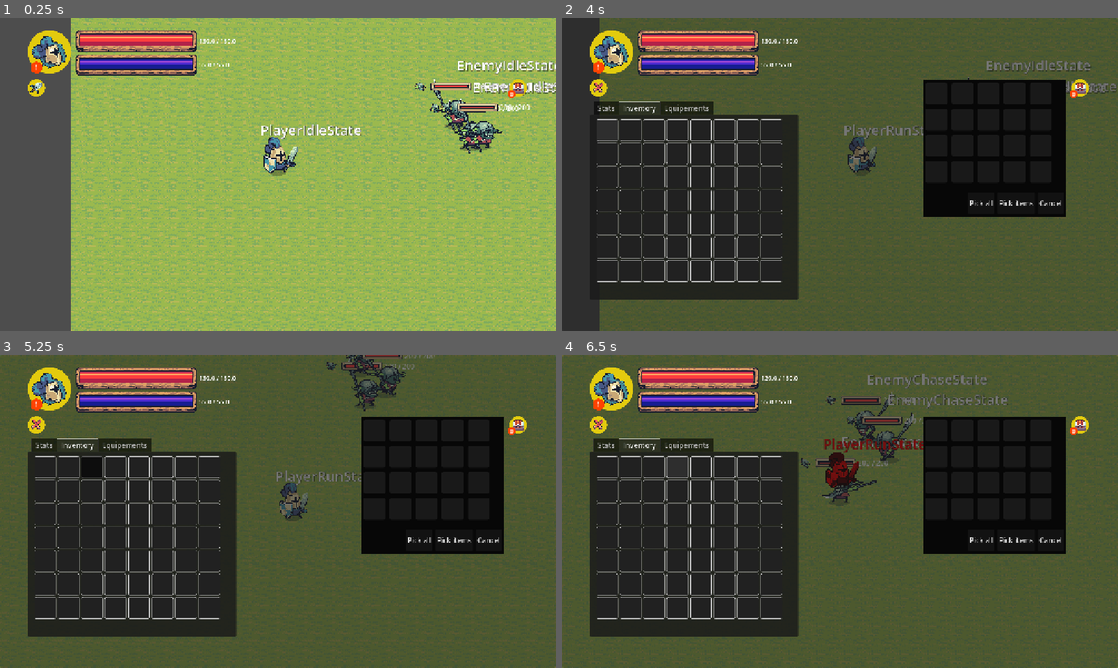
Above: before the commit, frames 1-4 (two rows, left to right).
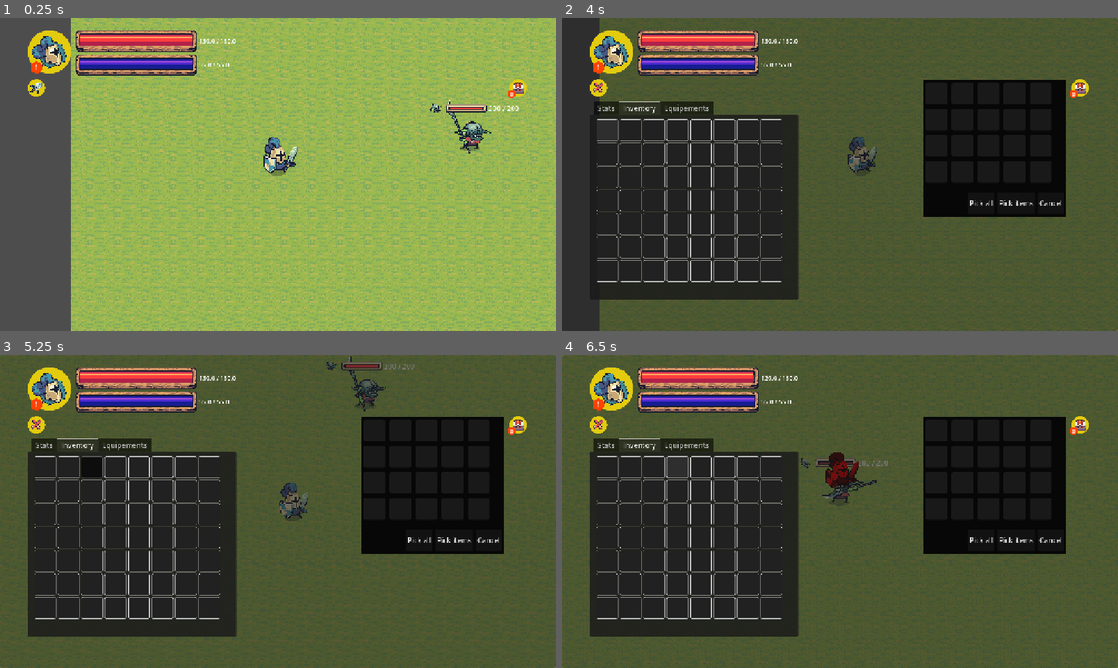
Above: after the commit, the same moments.

Repository: nidal1/rpg
Game: Godot game, scene res://scenes/world/world.tscn
The game is run twice, just before and just after one commit, with the same random seed, the same clock (stepped at 60 frames per second) and the same inputs.
Inputs (mouse positions are in pixels of both pictures, inside the frame that each line leads up to):
- Up to frame 1 (0.25 s): no input
- Up to frame 2 (4 s): click (600, 86) at 0.5 s; click (606, 130) at 1.27 s; click (1079, 86) at 2 s; click (934, 93) at 2.77 s; tap Enter at 3.5 s; move the mouse to (606, 130) at 3.52 s; hold D (move_right) from 3.53 s (still down); click (606, 130) at 3.67 s
- Up to frame 3 (5.25 s): move the mouse to (66, 467) at 4.27 s; release D (move_right) at 4.28 s; hold S (move_down) 4.28-5.03 s; click (66, 467) at 4.42 s; move the mouse to (94, 467) at 5.02 s; hold D (move_right) from 5.03 s (still down); click (94, 467) at 5.17 s
- Up to frame 4 (6.5 s): move the mouse to (678, 467) at 5.77 s; release D (move_right) at 5.78 s; hold W (move_up) from 5.78 s (still down); click (678, 467) at 5.92 s

The runs differ from the first frame. In frame 1, 2.1% of the frame differs, in the area x 47-100%, y 13-43%; in frame 2, 0.6%; in frame 3, 0.7%; in frame 4, 1.8%.

Commit message:
on equip equipement add and remove bonus state with gems

Diff:
--- a/resources/classes/character_classes.gd
+++ b/resources/classes/character_classes.gd
@@ -10,10 +10,10 @@
 @export var base_stats: CharacterStats
 
 func set_class_stats(stats: CharacterStats) -> void:
-	base_stats = stats.duplicate(true)
+	base_stats = stats
 
 func get_class_stats() -> CharacterStats:
-	return base_stats.duplicate(true)
+	return base_stats
 
 func get_class_stats_instance() -> CharacterStats:
-	return base_stats.get_instance().duplicate(true)
+	return base_stats.get_instance()
--- a/resources/items/equipable.gd
+++ b/resources/items/equipable.gd
@@ -38,12 +38,73 @@
 func get_stat_bonus() -> Dictionary:
 	return stat_bonus
 
-func get_assigned_stats_bonus():
-	if not stat_bonus:
-		return null
+
+func get_effective_stats_breakdown() -> Dictionary:
 	# return only the positive stats
+	var gem_bonus = get_gems_stats_bonus()
 	var bonus = {}
 	for sb in stat_bonus:
 		if stat_bonus[sb] > 0:
-			bonus[sb] = stat_bonus[sb]
+			bonus[sb] = {"base": stat_bonus[sb], "gem": 0}
+			if gem_bonus.has(sb):
+				bonus[sb]["gem"] = gem_bonus[sb]
+	for g in gem_bonus:
+		if not bonus.has(g):
+			bonus[g] = {"base": 0, "gem": gem_bonus[g]}
 	return bonus
+
+func get_gems_stats_bonus():
+	var _bonus = {}
+	if gems.size():
+		for gem in gems:
+			match gem.gem_type:
+				Gem.GemType.RUBY:
+					_bonus["DEX"] = gem.get_dex_bonus()
+				Gem.GemType.SAPPHIRE:
+					_bonus["STR"] = gem.get_str_bonus()
+				Gem.GemType.EMERALD:
+					_bonus["LUC"] = gem.get_luc_bonus()
+				Gem.GemType.TOPAZ:
+					_bonus["INT"] = gem.get_int_bonus()
+				Gem.GemType.AMETHYST:
+					_bonus["WIS"] = gem.get_wis_bonus()
+				Gem.GemType.DIAMOND:
+					_bonus["REC"] = gem.get_rec_bonus()
+	return _bonus
+
+func get_stats_bonus_value(stat: String) -> int:
+	return stat_bonus[stat]
+
+func add_gems_bonus():
+	if gems.size():
+		for gem in gems:
+			match gem.gem_type:
+				Gem.GemType.RUBY:
+					stat_bonus["DEX"] += gem.get_dex_bonus()
+				Gem.GemType.SAPPHIRE:
+					stat_bonus["STR"] += gem.get_str_bonus()
+				Gem.GemType.EMERALD:
+					stat_bonus["LUC"] += gem.get_luc_bonus()
+				Gem.GemType.TOPAZ:
+					stat_bonus["INT"] += gem.get_int_bonus()
+				Gem.GemType.AMETHYST:
+					stat_bonus["WIS"] += gem.get_wis_bonus()
+				Gem.GemType.DIAMOND:
+					stat_bonus["REC"] += gem.get_rec_bonus()
+
+func remove_gems_bonus():
+	if gems.size():
+		for gem in gems:
+			match gem.gem_type:
+				Gem.GemType.RUBY:
+					stat_bonus["DEX"] -= gem.get_dex_bonus()
+				Gem.GemType.SAPPHIRE:
+					stat_bonus["STR"] -= gem.get_str_bonus()
+				Gem.GemType.EMERALD:
+					stat_bonus["LUC"] -= gem.get_luc_bonus()
+				Gem.GemType.TOPAZ:
+					stat_bonus["INT"] -= gem.get_int_bonus()
+				Gem.GemType.AMETHYST:
+					stat_bonus["WIS"] -= gem.get_wis_bonus()
+				Gem.GemType.DIAMOND:
+					stat_bonus["REC"] -= gem.get_rec_bonus()
--- a/resources/items/gem.gd
+++ b/resources/items/gem.gd
@@ -7,36 +7,39 @@
 @export var gem_level: int = 1 # 1-3
 
 # bonuses per level [lv1, lv2, lv3]
-@export var atk_bonus: Array[float] = []
-@export var def_bonus: Array[float] = []
-@export var hp_bonus: Array[float] = []
-@export var mp_bonus: Array[float] = []
-@export var crit_bonus: Array[float] = []
+@export var DEX: Array[float] = []
+@export var STR: Array[float] = []
+@export var LUC: Array[float] = []
+@export var INT: Array[float] = []
+@export var WIS: Array[float] = []
+@export var REC: Array[float] = []
 
-func get_atk_bonus() -> float:
-	if atk_bonus.size() == 0:
+func get_dex_bonus() -> float:
+	if DEX.size() == 0:
 		return 0.0
-	return atk_bonus[gem_level - 1]
+	return DEX[gem_level - 1]
 
-func get_def_bonus() -> float:
-	if def_bonus.size() == 0:
+func get_str_bonus() -> float:
+	if STR.size() == 0:
 		return 0.0
-	return def_bonus[gem_level - 1]
+	return STR[gem_level - 1]
 
-func get_hp_bonus() -> float:
-	if hp_bonus.size() == 0:
+func get_luc_bonus() -> float:
+	if LUC.size() == 0:
 		return 0.0
-	return hp_bonus[gem_level - 1]
+	return LUC[gem_level - 1]
 
-func get_mp_bonus() -> float:
-	if mp_bonus.size() == 0:
+func get_int_bonus() -> float:
+	if INT.size() == 0:
 		return 0.0
-	return mp_bonus[gem_level - 1]
+	return INT[gem_level - 1]
 
-func get_crit_bonus() -> float:
-	if crit_bonus.size() == 0:
+func get_wis_bonus() -> float:
+	if WIS.size() == 0:
 		return 0.0
-	return crit_bonus[gem_level - 1]
+	return WIS[gem_level - 1]
 
-func get_resist_bonus() -> float:
-	return 0.0
+func get_rec_bonus() -> float:
+	if REC.size() == 0:
+		return 0.0
+	return REC[gem_level - 1]
--- a/resources/items/gems/amethyst.tres
+++ b/resources/items/gems/amethyst.tres
@@ -6,7 +6,7 @@
 [resource]
 script = ExtResource("2_qy142")
 gem_type = 4
-crit_bonus = Array[float]([10.0, 20.0, 30.0])
+WIS = Array[float]([10.0])
 item_name = "Amethyst"
 icon = ExtResource("1_knhsi")
 item_type = 3
--- a/resources/items/gems/diamond.tres
+++ b/resources/items/gems/diamond.tres
@@ -6,11 +6,7 @@
 [resource]
 script = ExtResource("2_s026l")
 gem_type = 5
-atk_bonus = Array[float]([5.0, 10.0, 15.0])
-def_bonus = Array[float]([5.0, 10.0, 15.0])
-hp_bonus = Array[float]([5.0, 10.0, 15.0])
-mp_bonus = Array[float]([5.0, 10.0, 15.0])
-crit_bonus = Array[float]([5.0, 10.0, 15.0])
+REC = Array[float]([10.0])
 item_name = "Diamond"
 icon = ExtResource("1_ycvbh")
 item_type = 3
--- a/resources/items/gems/emerald.tres
+++ b/resources/items/gems/emerald.tres
@@ -6,7 +6,7 @@
 [resource]
 script = ExtResource("2_pe6qp")
 gem_type = 2
-hp_bonus = Array[float]([10.0, 20.0, 30.0])
+LUC = Array[float]([10.0])
 item_name = "Emerald"
 icon = ExtResource("1_3gbdc")
 item_type = 3
--- a/resources/items/gems/ruby.tres
+++ b/resources/items/gems/ruby.tres
@@ -5,7 +5,7 @@
 
 [resource]
 script = ExtResource("2_jabc8")
-atk_bonus = Array[float]([10.0, 20.0, 30.0])
+DEX = Array[float]([10.0])
 item_name = "Ruby"
 icon = ExtResource("1_4t4v2")
 item_type = 3
--- a/resources/items/gems/sapphire.tres
+++ b/resources/items/gems/sapphire.tres
@@ -6,7 +6,7 @@
 [resource]
 script = ExtResource("2_jtogk")
 gem_type = 1
-def_bonus = Array[float]([10.0, 20.0, 30.0])
+STR = Array[float]([10.0])
 item_name = "Sapphire"
 icon = ExtResource("1_tnk6w")
 item_type = 3
--- a/resources/items/gems/topaz.tres
+++ b/resources/items/gems/topaz.tres
@@ -6,6 +6,7 @@
 [resource]
 script = ExtResource("1_bjeab")
 gem_type = 3
+INT = Array[float]([10.0])
 item_name = "Topaz"
 icon = ExtResource("1_2tpln")
 item_type = 3
--- a/resources/items/warrior/armors/copper_breastplate.tres
+++ b/resources/items/warrior/armors/copper_breastplate.tres
@@ -11,7 +11,6 @@
 [resource]
 script = ExtResource("2_x53bx")
 armor_type = 1
-base_defense = 15.0
 player_type = 0
 gems_slots_count = 2
 stat_bonus = {
--- a/resources/items/warrior/weapons/hand_axe.tres
+++ b/resources/items/warrior/weapons/hand_axe.tres
@@ -1,7 +1,7 @@
 [gd_resource type="Resource" script_class="Weapon" format=3 uid="uid://d3doj1d5ei4y3"]
 
 [ext_resource type="Script" uid="uid://bdni6r45tltxs" path="res://resources/items/gem.gd" id="1_mdogj"]
-[ext_resource type="Resource" uid="uid://b080r2udgej8t" path="res://resources/items/gems/amethyst.tres" id="2_8fva3"]
+[ext_resource type="Resource" uid="uid://dslcdescr231p" path="res://resources/items/gems/ruby.tres" id="2_8fva3"]
 [ext_resource type="Texture2D" uid="uid://bpupyhqkjk8gi" path="res://assets/ui/UI Elements/UI Elements/Icons/weapons/fc1624.png" id="2_o1a8q"]
 [ext_resource type="Script" uid="uid://0mklvnq1d0gb" path="res://resources/items/weapon.gd" id="2_x7r1y"]
 [ext_resource type="Resource" uid="uid://dk1rrghb1iiml" path="res://resources/items/gems/diamond.tres" id="3_qpx1a"]
@@ -9,6 +9,7 @@
 [resource]
 script = ExtResource("2_x7r1y")
 weapon_type = 1
+base_attack_power = 100.0
 player_type = 0
 gems_slots_count = 2
 gems = Array[ExtResource("1_mdogj")]([ExtResource("2_8fva3"), ExtResource("3_qpx1a")])
--- a/resources/items/weapon.gd
+++ b/resources/items/weapon.gd
@@ -7,9 +7,6 @@
 @export var base_attack_power: float = 10.0
 
 
-func get_total_attack_power() -> float:
-	var total = base_attack_power
-	for gem in gems:
-		total += gem.get_atk_bonus()
+func get_base_attack_power() -> float:
 	# return a float number of one digit after comma
-	return floor(total * 10.0) / 10.0
+	return floor(base_attack_power * 10.0) / 10.0
--- a/resources/stats/character_stats.gd
+++ b/resources/stats/character_stats.gd
@@ -2,9 +2,6 @@
 class_name CharacterStats
 
 # ─── Base Stats ──────────────────────────────────────
-var max_health: float = 0.0
-var max_mana: float = 0.0
-
 @export var STR: int = 0
 @export var REC: int = 0
 @export var INT: int = 0
@@ -12,23 +9,20 @@
 @export var WIS: int = 0
 @export var LUC: int = 0
 
-# ─── Weapon Power (set by equipment later) ───────────
-var weapon_power: float = 0.0
-var armor_defense: float = 0.0
-var armor_resist: float = 0.0
+# ─── Bonus stats (set by equipment or gems) ───────────
 
 var __bonus_stats: Dictionary = {
-	"max_health": 0,
-	"max_mana": 0,
+	"max_health": 0.0,
+	"max_mana": 0.0,
 	"STR": 0,
 	"REC": 0,
 	"INT": 0,
 	"WIS": 0,
 	"DEX": 0,
 	"LUC": 0,
-	"weapon_power": 0,
-	"armor_defense": 0,
-	"armor_resist": 0
+	"weapon_power": 0.0,
+	"armor_defense": 0.0,
+	"armor_resist": 0.0
 }
 
 ## Returns a copy of the stats.
@@ -36,23 +30,16 @@
 	if not is_instance_valid(self):
 		return null
 	var instance: CharacterStats = duplicate()
-	instance.set_max_hp(get_max_hp())
-	instance.set_max_mp(get_max_mp())
 	return instance
 
 func get_base_stats_value(key: String) -> int:
 	match key:
-		"max_health": return round(get_max_hp())
-		"max_mana": return round(get_max_mp())
 		"STR": return STR
 		"REC": return REC
 		"INT": return INT
 		"WIS": return WIS
 		"DEX": return DEX
 		"LUC": return LUC
-		"weapon_power": return round(weapon_power)
-		"armor_defense": return round(armor_defense)
-		"armor_resist": return round(armor_resist)
 		_: return 0
 
 
@@ -77,14 +64,15 @@
 
 ## Calculates physical defense.
 func get_def() -> float:
-	return REC + armor_defense + get_bonus_armor_defense()
+	return REC + get_bonus_armor_defense()
 
 ## Calculates magical resistance.
 func get_resist() -> float:
-	return WIS + armor_resist + get_bonus_armor_resist()
+	return WIS + get_bonus_armor_resist()
 
 ## Calculates melee attack power.
 func get_melee_atk() -> float:
+	print("Melee atk: ", floor(get_total("STR") * 1.3) + floor(get_total("DEX") * 0.25) + get_total("weapon_power"))
 	return floor(get_total("STR") * 1.3) + floor(get_total("DEX") * 0.25) + get_total("weapon_power")
 
 ## Calculates ranged attack power.
@@ -102,25 +90,6 @@
 ## Calculates critical hit damage multiplier.
 func get_crit_damage() -> float:
 	return 1.5 + floor(get_total("LUC") * 0.0075) # multiplier
-
-
-## Calculates weapon power.
-func get_weapon_power() -> float:
-	return weapon_power
-
-## Calculates armor defense.
-func get_armor_defense() -> float:
-	return armor_defense
-
-## Calculates armor resistance.
-func get_armor_resist() -> float:
-	return armor_resist
-
-func set_max_hp(new_max_hp: float) -> void:
-	max_health = new_max_hp
-
-func set_max_mp(new_max_mp: float) -> void:
-	max_mana = new_max_mp
 
 func set_str(new_str: int) -> void:
 	STR = new_str
@@ -140,14 +109,6 @@
 func set_luc(new_luc: int) -> void:
 	LUC = new_luc
 
-func set_weapon_power(new_weapon_power: float) -> void:
-	weapon_power = new_weapon_power
-
-func set_armor_defense(new_armor_defense: float) -> void:
-	armor_defense = new_armor_defense
-
-func set_armor_resist(new_armor_resist: float) -> void:
-	armor_resist = new_armor_resist
 
 ## Converts base stats to a dictionary format.
 func to_dict() -> Dictionary:
@@ -159,24 +120,16 @@
 		"INT": INT,
 		"WIS": WIS,
 		"DEX": DEX,
-		"LUC": LUC,
-		"weapon_power": weapon_power,
-		"armor_defense": armor_defense,
-		"armor_resist": armor_resist,
+		"LUC": LUC
 	}
 
 func from_dict_to_base_stats(stats: Dictionary) -> void:
-	set_max_hp(stats["max_health"])
-	set_max_mp(stats["max_mana"])
 	set_str(stats["STR"])
 	set_rec(stats["REC"])
 	set_int(stats["INT"])
 	set_wis(stats["WIS"])
 	set_dex(stats["DEX"])
 	set_luc(stats["LUC"])
-	set_weapon_power(stats["weapon_power"])
-	set_armor_defense(stats["armor_defense"])
-	set_armor_resist(stats["armor_resist"])
 
 func get_stats_bonus_dict() -> Dictionary:
 	return __bonus_stats
--- a/resources/stats/warrior_stats.tres
+++ b/resources/stats/warrior_stats.tres
@@ -4,7 +4,7 @@
 
 [resource]
 script = ExtResource("1_1bdra")
-STR = 100
+STR = 800
 REC = 6
 INT = 1
 DEX = 4
--- a/scenes/entities/player/character.tscn
+++ b/scenes/entities/player/character.tscn
@@ -14,6 +14,7 @@
 shape = SubResource("CircleShape2D_bjvvg")
 
 [node name="Label" type="Label" parent="." unique_id=1619467209]
+visible = false
 offset_top = -120.0
 offset_right = 40.0
 offset_bottom = -97.0
@@ -26,7 +27,6 @@
 theme_override_font_sizes/font_size = 32
 text = "State"
 
-[node name="StateMachine" type="Node" parent="." unique_id=1604220785 node_paths=PackedStringArray("initial_state")]
+[node name="StateMachine" type="Node" parent="." unique_id=1604220785]
 script = ExtResource("2_w5xvl")
-initial_state = NodePath("")
 metadata/_custom_type_script = "uid://dh03iyyvsv3r1"
--- a/scenes/world/world.tscn
+++ b/scenes/world/world.tscn
@@ -2,7 +2,6 @@
 
 [ext_resource type="Texture2D" uid="uid://j2pv12plc4qe" path="res://assets/tilesets/Tilemap_color1.png" id="1_dphjl"]
 [ext_resource type="PackedScene" uid="uid://bqqhkgwtk31y3" path="res://scenes/entities/enemies/enemies_spawner.tscn" id="3_1fp7r"]
-[ext_resource type="PackedScene" uid="uid://l3moteyljj7e" path="res://scenes/entities/enemies/goblin.tscn" id="3_v5dby"]
 [ext_resource type="PackedScene" uid="uid://c27gyy0t4r3ge" path="res://scenes/ui/in_game_ui.tscn" id="4_6m72w"]
 [ext_resource type="PackedScene" uid="uid://hovii1v0s7yp" path="res://scenes/entities/player/warrior.tscn" id="4_v5dby"]
 
@@ -83,7 +82,6 @@
 
 [node name="EnemiesSpawner" parent="." unique_id=1617310678 instance=ExtResource("3_1fp7r")]
 position = Vector2(920, 352)
-enemies = Array[PackedScene]([ExtResource("3_v5dby"), ExtResource("3_v5dby"), ExtResource("3_v5dby")])
 
 [node name="CanvasLayer" type="CanvasLayer" parent="." unique_id=164055995]
 
--- a/scripts/autoloads/game_manager.gd
+++ b/scripts/autoloads/game_manager.gd
@@ -156,6 +156,7 @@
 			inventory_slot.clear_slot()
 			inventory_slot.set_item(old_item)
 
+		player_ref.character_class.set_class_stats(PlayerData.get_base_stats())
 		EventBus.update_hero_stats_ui.emit(PlayerData.get_base_stats())
 
 func _on_item_unequipped(item: Equipable) -> void:
--- a/scripts/autoloads/player_data.gd
+++ b/scripts/autoloads/player_data.gd
@@ -215,67 +215,42 @@
 
 ## Removes an equipable item from the player's equipment.
 func remove_equipable_item(item: Equipable) -> void:
-	var sb = item.get_assigned_stats_bonus()
-	if sb and sb.size() > 0:
-		for s in sb:
-			__base_stats.remove_stat_bonus(s, sb[s])
 	if item is Weapon:
 		if is_instance_valid(__equipable_items["WEAPON"]):
 			__equipable_items["WEAPON"] = null
-			var new_weapon_power = get_base_weapon_power() - item.base_attack_power
-			set_base_weapon_power(new_weapon_power)
 		return
 	if item is Armor:
 		if is_instance_valid(__equipable_items[Armor.ArmorType.keys()[item.armor_type]]):
 			__equipable_items[Armor.ArmorType.keys()[item.armor_type]] = null
-			print("base armor defense: ", get_base_armor_defense(), " item base defense: ", item.base_defense)
-			var new_armor_defense = get_base_armor_defense() - item.base_defense
-			var new_armor_resist = get_base_armor_resist() - item.base_resist
-			set_base_armor_defense(new_armor_defense)
-			set_base_armor_resist(new_armor_resist)
 		return
 
 ## Calculate equipement stats bonus
 ## args { equipement: Equipable, operation: "equip" or "unequip"}
 func calculate_equipement_stats_bonus(equipement: Equipable, operation: String = "equip"):
 	if is_instance_valid(equipement):
-		var sb = equipement.get_assigned_stats_bonus()
-		if sb != null and sb.size() > 0:
+		var effective_stats_breakdown = equipement.get_effective_stats_breakdown()
+
+		for s in effective_stats_breakdown:
+			var base = effective_stats_breakdown[s]["base"]
+			var gem = effective_stats_breakdown[s]["gem"]
+
 			if operation == "equip":
-				for s in sb:
-					__base_stats.add_stat_bonus(s, sb[s])
-					print("Stats to add: ", s, " ", sb[s])
+				__base_stats.add_stat_bonus(s, base + gem)
 			elif operation == "unequip":
-				for s in sb:
-					print("Stats to remove: ", s, " ", sb[s])
-					__base_stats.remove_stat_bonus(s, sb[s])
+				__base_stats.remove_stat_bonus(s, base + gem)
 
 		if equipement is Weapon:
-			var new_weapon_power
 			if operation == "equip":
-				new_weapon_power = equipement.base_attack_power + get_base_weapon_power()
+				__base_stats.add_stat_bonus("weapon_power", equipement.base_attack_power)
 			if operation == "unequip":
-				new_weapon_power = equipement.base_attack_power - get_base_weapon_power()
-
-			set_base_weapon_power(new_weapon_power)
+				__base_stats.remove_stat_bonus("weapon_power", equipement.base_attack_power)
 			return
 
 		if equipement is Armor:
-			var new_armor_defense
-			var new_armor_resist
-
 			if operation == "equip":
-				new_armor_defense = equipement.base_defense + get_base_armor_defense()
-				new_armor_resist = equipement.base_resist + get_base_armor_resist()
-				print("New armor defense: ", new_armor_defense)
-				print("New armor resist: ", new_armor_resist)
+				__base_stats.add_stat_bonus("armor_defense", equipement.base_defense)
+				__base_stats.add_stat_bonus("armor_resist", equipement.base_resist)
 			if operation == "unequip":
-				new_armor_defense = get_base_armor_defense() - equipement.base_defense
-				new_armor_resist = get_base_armor_resist() - equipement.base_resist
-				print("New armor defense: ", new_armor_defense)
-				print("New armor resist: ", new_armor_resist)
-
-			set_base_armor_defense(new_armor_defense)
-			set_base_armor_resist(new_armor_resist)
-			print("base stats: ", __base_stats.to_dict())
-			return
+				__base_stats.remove_stat_bonus("armor_defense", equipement.base_defense)
+				__base_stats.remove_stat_bonus("armor_resist", equipement.base_resist)
+			return
--- a/scripts/entities/equipable_table_details.gd
+++ b/scripts/entities/equipable_table_details.gd
@@ -25,7 +25,7 @@
 	_set_item_image(equipable_item.icon)
 	_set_item_category_label(Item.ItemType.keys()[equipable_item.item_type])
 	_set_item_rarety_label(Item.Rarety.keys()[equipable_item.rarety])
-	_set_item_stats_rows(equipable_item.get_assigned_stats_bonus())
+	_set_item_stats_rows(equipable_item.get_effective_stats_breakdown())
 	# _set_tradablity(equipable_item.tradable)
 	_set_item_description(equipable_item.description)
 	_set_gem_slots(equipable_item.gems_slots_count)
@@ -51,18 +51,22 @@
 	iem_rarety_label.text = _item_rarety
 
 func _set_item_stats_rows(_item_stats: Dictionary) -> void:
-	if _item_stats:
+	if _item_stats.size() > 0:
 		for it in _item_stats:
 			var key = it
 			var value = _item_stats[it]
 			var item_stats_row = item_stats_row_scene.instantiate()
 			item_stats_container.add_child(item_stats_row)
-			item_stats_row.set_stats_row(key, value)
+			if value["base"] == 0 and value["gem"] > 0:
+				item_stats_row.set_stats_row(key, value["gem"])
+			else:
+				item_stats_row.set_stats_row(key, value["base"], value["gem"] if value.has("gem") else 0)
+
+
 func _set_tradablity(_tradablity: bool) -> void:
 	if _tradablity:
 		tradablity_label.text = "Tradable"
-	else:
-		tradablity_label.text = "Untradable"
+	else: tradablity_label.text = "Untradable"
 
 func _set_item_description(_item_description: String) -> void:
 	item_description_label.text = _item_description
--- a/scripts/entities/in_game_ui.gd
+++ b/scripts/entities/in_game_ui.gd
@@ -172,7 +172,7 @@
 
 func _initialize_hero(cls: CharacterClass) -> void:
 	_set_hero_avatar_texture(cls.avatar_texture)
-	var _stats = cls.get_class_stats_instance()
+	var _stats = cls.get_class_stats()
 	var hp = _stats.get_max_hp()
 	var mana = _stats.get_max_mp()
 	_set_hp_max_value(hp)
--- a/scripts/entities/player.gd
+++ b/scripts/entities/player.gd
@@ -101,7 +101,7 @@
 func _load_classe(cls: CharacterClass) -> void:
 	speed = cls.speed # Inherited from Character base class
 	combo_chain = cls.combo_chain.duplicate(true)
-	character_class.base_stats = character_class.get_class_stats_instance()
+	character_class.base_stats = character_class.get_class_stats()
 	max_health = character_class.get_class_stats().get_max_hp()
 	current_health = max_health
 	max_mana = character_class.get_class_stats().get_max_mp()
--- a/scripts/entities/weapon_table_details.gd
+++ b/scripts/entities/weapon_table_details.gd
@@ -10,7 +10,7 @@
 
 func set_equipable_item(_equipable_item: Equipable) -> void:
 	super.set_equipable_item(_equipable_item)
-	_set_attack_label(str(int(_equipable_item.get_total_attack_power())))
+	_set_attack_label(str(int(_equipable_item.get_base_attack_power())))
 	_set_item_upgrade_level_label(str(_equipable_item.upgrade_level))
 
 
